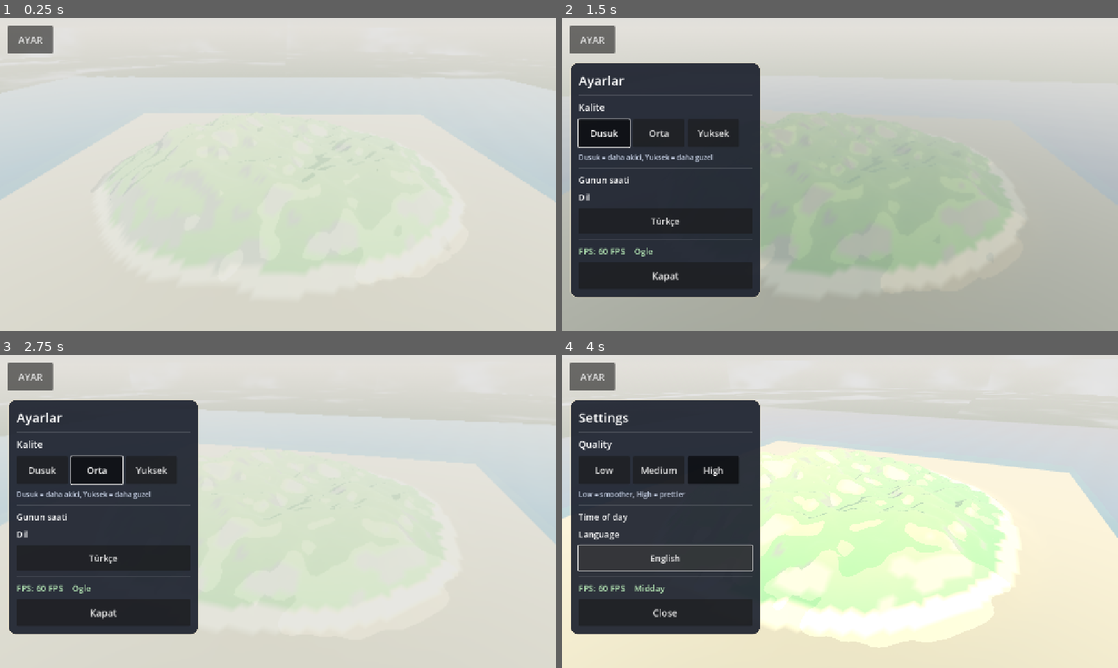
Above: before the commit, frames 1-4 (two rows, left to right).
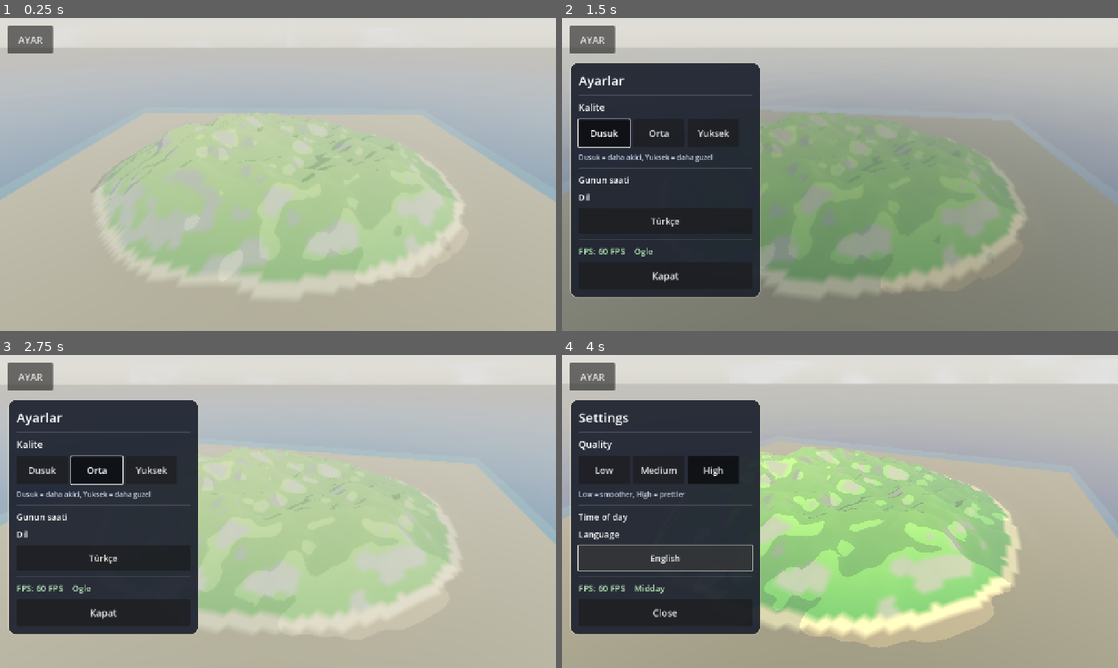
Above: after the commit, the same moments.

Repository: eraslan19j/game
Game: Godot game, scene res://scenes/world/world.tscn
Same seed, same stepped clock (60 frames per second), same inputs: the game is played once before the commit and once after it.
Inputs:
- Up to frame 1 (0.25 s): no input
- Up to frame 2 (1.5 s): click "AYAR" at 0.5 s; click "Dusuk" at 1.25 s
- Up to frame 3 (2.75 s): click "Orta" at 2 s
- Up to frame 4 (4 s): click "Yuksek" at 2.75 s; click "Türkçe" at 3.5 s

The runs differ from the first frame. In frame 1, 81% of the frame differs, in the area x 0-100%, y 9-100%; in frame 2, 59%; in frame 3, 56%; in frame 4, 60%.

Commit message:
Gorsel duzeltme 2: sis cok hafifletildi, su ufka uzandi, doygun renkler, dar kopuk bandi
Co-authored-by: arena-agent <297053741+arena-agent@users.noreply.github.com>

Diff:
--- a/scenes/world/world.tscn
+++ b/scenes/world/world.tscn
@@ -27,17 +27,18 @@
 background_mode = 2
 sky = SubResource("Sky_main")
 ambient_light_source = 3
-ambient_light_energy = 0.55
+ambient_light_energy = 0.42
 ambient_light_sky_contribution = 1.0
 reflected_light_source = 2
 tonemap_mode = 3
-tonemap_exposure = 0.92
+tonemap_exposure = 0.85
 tonemap_white = 6.0
 fog_enabled = true
-fog_light_color = Color(0.96, 0.95, 0.9, 1)
-fog_light_energy = 1.0
-fog_density = 0.004
+fog_light_color = Color(0.87, 0.85, 0.78, 1)
+fog_light_energy = 0.55
+fog_density = 0.0011
 fog_sky_affect = 0.0
+fog_aerial_perspective = 0.0
 
 [sub_resource type="ShaderMaterial" id="ShaderMaterial_water"]
 shader = ExtResource("4_watershader")
--- a/scripts/world/terrain.gd
+++ b/scripts/world/terrain.gd
@@ -200,17 +200,17 @@
 
 ## Cizgi film havasi icin yukseklik/egime gore sabit renkler.
 func _color_for(h: float, normal_y: float) -> Color:
-	var deep_sand := Color(0.67, 0.60, 0.45)
-	var sand := Color(0.91, 0.84, 0.64)
-	var grass_low := Color(0.42, 0.68, 0.35)
-	var grass_high := Color(0.62, 0.78, 0.42)
+	var deep_sand := Color(0.55, 0.48, 0.35)
+	var sand := Color(0.87, 0.78, 0.55)
+	var grass_low := Color(0.31, 0.58, 0.24)
+	var grass_high := Color(0.52, 0.72, 0.29)
 	var rock := Color(0.63, 0.58, 0.53)
 
 	if h < sea_level - 0.6:
 		return deep_sand
-	if h < sea_level + 1.8:
+	if h < sea_level + 1.0:
 		return sand.lerp(deep_sand, 0.25)
 	if normal_y < 0.78:
 		return rock.lerp(grass_low, 0.25)
-	var t: float = clampf((h - (sea_level + 1.8)) / 16.0, 0.0, 1.0)
+	var t: float = clampf((h - (sea_level + 1.0)) / 16.0, 0.0, 1.0)
 	return grass_low.lerp(grass_high, t)
--- a/scripts/world/water.gd
+++ b/scripts/world/water.gd
@@ -7,8 +7,8 @@
 ##
 ## Doku ve parametreler `setup()` ile dunya scriptinden verilir.
 
-@export var size: float = 500.0
-@export var subdivisions: int = 80
+@export var size: float = 3000.0
+@export var subdivisions: int = 100
 @export var wave_strength: float = 1.0
 @export var wave_speed: float = 1.0
 
--- a/shaders/water.gdshader
+++ b/shaders/water.gdshader
@@ -8,11 +8,11 @@
 uniform float height_max = 45.0;
 uniform float wave_speed = 1.0;
 uniform float wave_strength = 1.0;
-uniform vec4 shallow_color : source_color = vec4(0.48, 0.83, 0.80, 1.0);
-uniform vec4 deep_color : source_color = vec4(0.10, 0.41, 0.55, 1.0);
+uniform vec4 shallow_color : source_color = vec4(0.36, 0.79, 0.79, 1.0);
+uniform vec4 deep_color : source_color = vec4(0.05, 0.30, 0.47, 1.0);
 uniform vec4 foam_color : source_color = vec4(0.95, 0.99, 0.99, 1.0);
 uniform float alpha_shallow = 0.42;
-uniform float alpha_deep = 0.90;
+uniform float alpha_deep = 0.96;
 
 varying vec3 world_pos;
 
@@ -55,15 +55,15 @@
 	float deep_mix = smoothstep(0.4, 6.0, depth);
 	vec3 col = mix(shallow_color.rgb, deep_color.rgb, deep_mix);
 
-	// Kiyida beyaz kopuk bandi.
-	float foam = 1.0 - smoothstep(0.0, 0.55, depth);
-	col = mix(col, foam_color.rgb, foam * 0.85);
+	// Kiyida ince beyaz kopuk bandi (genis alanlari kaplamasin).
+	float foam = 1.0 - smoothstep(0.0, 0.22, depth);
+	col = mix(col, foam_color.rgb, foam * 0.7);
 
 	ALBEDO = col;
 	ROUGHNESS = 0.12;
 	METALLIC = 0.0;
 	SPECULAR = 0.45;
-	ALPHA = mix(alpha_shallow, alpha_deep, deep_mix) + foam * 0.25;
+	ALPHA = mix(alpha_shallow, alpha_deep, deep_mix) + foam * 0.15;
 	ALPHA = clamp(ALPHA, 0.0, 1.0);
 
 	// Hafif isilti (gunes parlamasi) icin normali kullaniyoruz; ekstra efekt yok.
Binary file changed: ci_screenshot_preview.png
